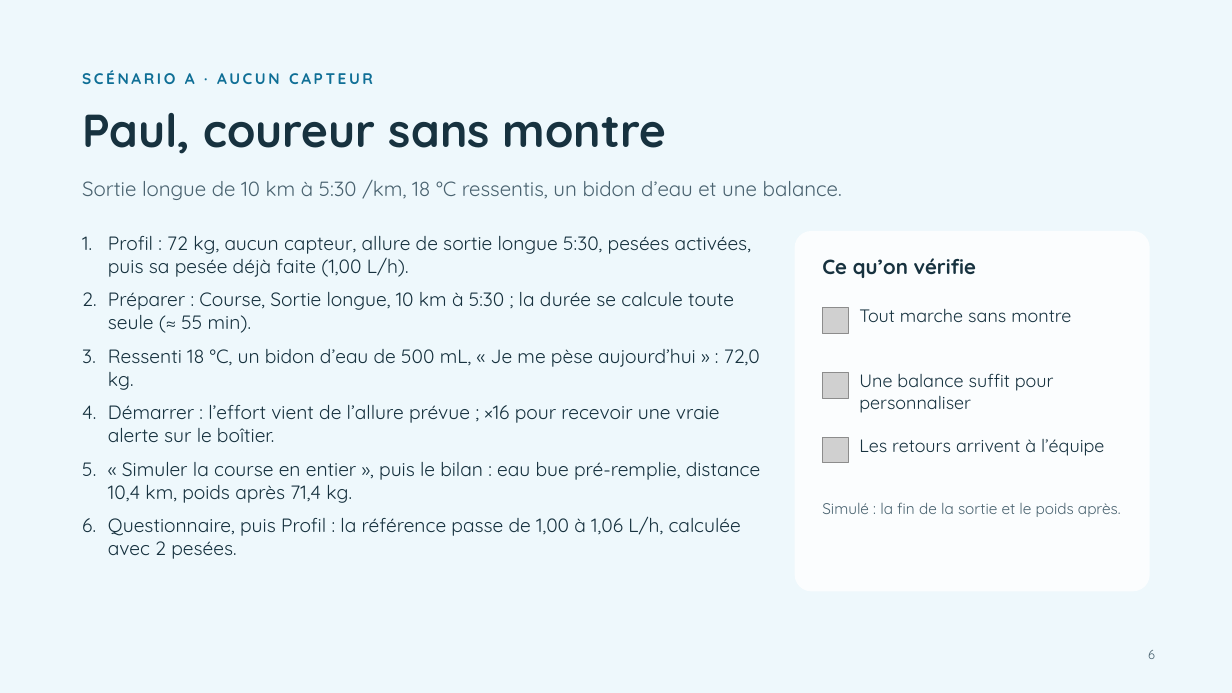
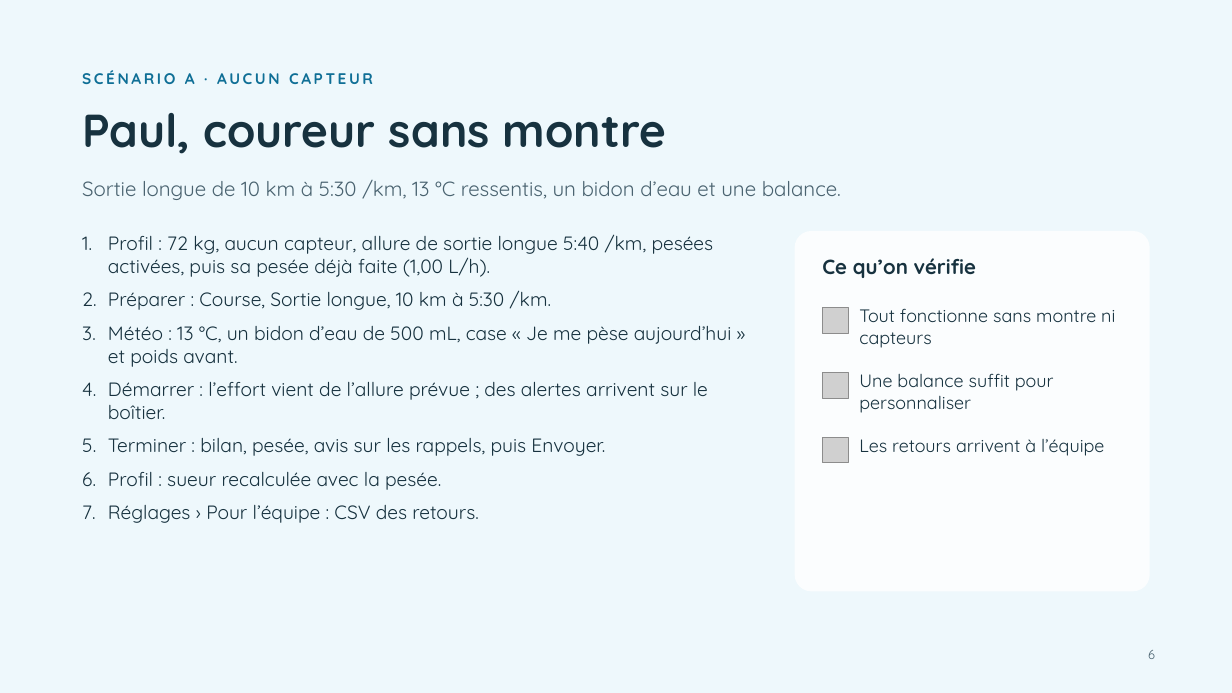
Before and after one commit to martinbaumg/hydroperf, a slide deck: slide 6 of docs/hydroperf_demo_finale.pptx. Drawn at 1232x693 pixels with LibreOffice and Linux fonts; fonts in the diff are those of the drawing; grey boxes stand for pictures. Boxes give left, top, right and bottom in pixels: in the first picture for what was removed or moved away, otherwise in the second. Text is boxed around its words. In the diff, an @@ line names an element or a change of style, - is before the commit and + after.

```diff
--- a/docs/hydroperf_demo_finale.pptx
+++ b/docs/hydroperf_demo_finale.pptx
@@ text at [82, 180, 841, 200]: text changed @@
-Sortie longue de 10 km à 5:30 /km, 18 °C ressentis, un bidon d’eau et une balance.
+Sortie longue de 10 km à 5:30 /km, 13 °C ressentis, un bidon d’eau et une balance.
@@ text at [108, 234, 732, 523]: text changed @@
-1. Profil : 72 kg, aucun capteur, allure de sortie longue 5:30, pesées activées, puis sa pesée déjà faite (1,00 L/h).
-2. Préparer : Course, Sortie longue, 10 km à 5:30 ; la durée se calcule toute seule (≈ 55 min).
-3. Ressenti 18 °C, un bidon d’eau de 500 mL, « Je me pèse aujourd’hui » : 72,0 kg.
-4. Démarrer : l’effort vient de l’allure prévue ; ×16 pour recevoir une vraie alerte sur le boîtier.
-5. « Simuler la course en entier », puis le bilan : eau bue pré-remplie, distance 10,4 km, poids après 71,4 kg.
-6. Questionnaire, puis Profil : la référence passe de 1,00 à 1,06 L/h, calculée avec 2 pesées.
+1. Profil : 72 kg, aucun capteur, allure de sortie longue 5:40 /km, pesées activées, puis sa pesée déjà faite (1,00 L/h).
+2. Préparer : Course, Sortie longue, 10 km à 5:30 /km.
+3. Météo : 13 °C, un bidon d’eau de 500 mL, case « Je me pèse aujourd’hui » et poids avant.
+4. Démarrer : l’effort vient de l’allure prévue ; des alertes arrivent sur le boîtier.
+5. Terminer : bilan, pesée, avis sur les rappels, puis Envoyer.
+6. Profil : sueur recalculée avec la pesée.
+7. Réglages › Pour l’équipe : CSV des retours.
@@ text at [859, 308, 1115, 348]: text changed @@
-Tout marche sans montre
+Tout fonctionne sans montre ni capteurs
@@ text removed at [822, 502, 1121, 517] @@
-Simulé : la fin de la sortie et le poids après.
```
Also in this commit, not shown: 3 other slides changed, 4 other files.
